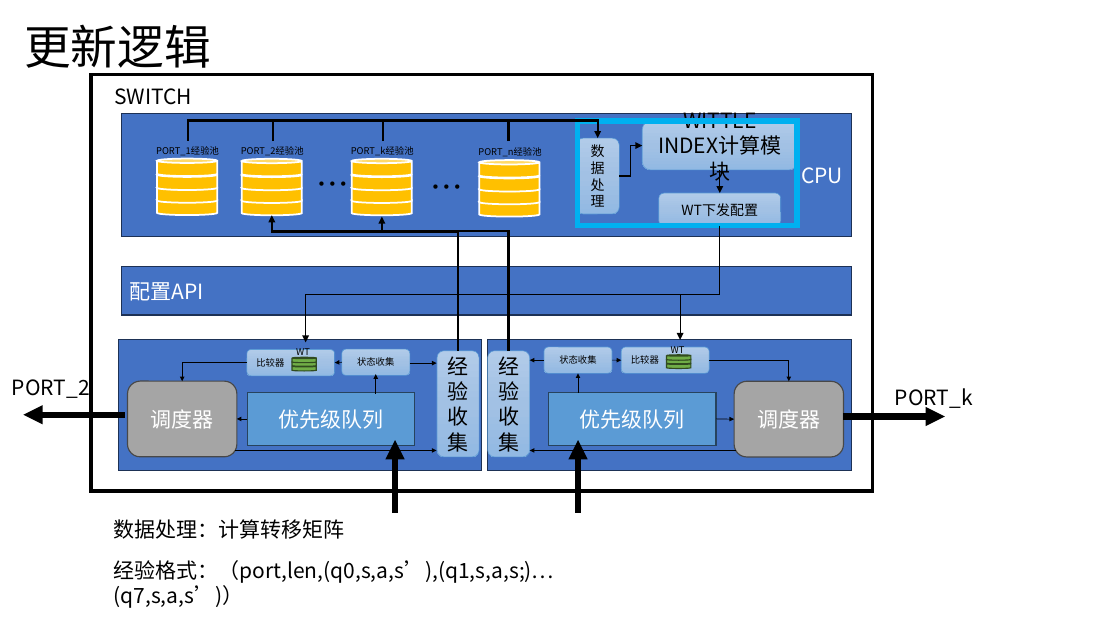
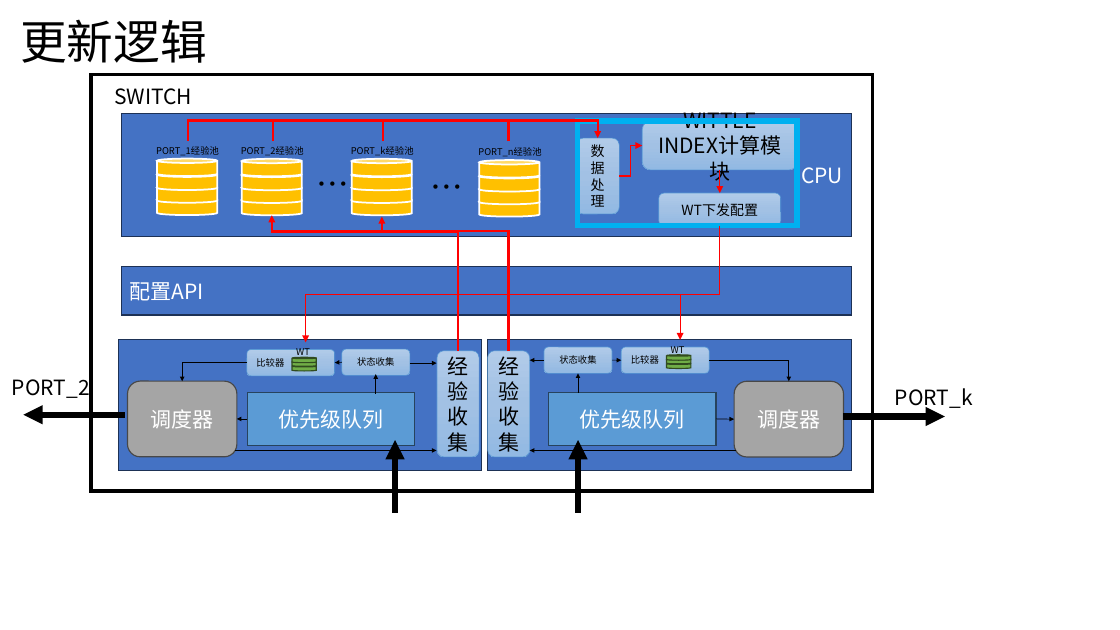
Before and after one commit to JinPeng-Zhang/RMAB, a slide deck: slide 25 of PPT/ECN-WI - 副本.pptx (slide 24 before the commit). Drawn at 1120x630 pixels with LibreOffice and Linux fonts; fonts in the diff are those of the drawing. Boxes give left, top, right and bottom in pixels: in the first picture for what was removed or moved away, otherwise in the second. Text is boxed around its words. In the diff, an @@ line names an element or a change of style, - is before the commit and + after.

```diff
--- a/PPT/ECN-WI - 副本.pptx
+++ b/PPT/ECN-WI - 副本.pptx
@@ text "更新逻辑" rewrapped from (24, 24, 211, 77) to (20, 19, 207, 63) @@
@@ elbow arrow (188, 141) - (598, 138): stroke #000000 2 pt to #FF0000 2 pt @@
@@ line (273, 141) - (273, 121): stroke #000000 2 pt to #FF0000 2 pt @@
@@ line (383, 141) - (383, 121): stroke #000000 2 pt to #FF0000 2 pt @@
@@ line (509, 141) - (509, 121): stroke #000000 2 pt to #FF0000 2 pt @@
@@ elbow arrow (619, 176) - (643, 145): stroke #000000 1 pt to #FF0000 1 pt @@
@@ arrow (720, 170) - (720, 193): stroke #000000 1 pt to #FF0000 1 pt @@
@@ elbow arrow (458, 351) - (272, 215): stroke #000000 2 pt to #FF0000 2 pt @@
@@ elbow arrow (720, 226) - (306, 343): stroke #000000 1 pt to #FF0000 1 pt @@
@@ elbow arrow (509, 351) - (382, 217): stroke #000000 2 pt to #FF0000 2 pt @@
@@ elbow arrow (720, 226) - (681, 340): stroke #000000 1 pt to #FF0000 1 pt @@
@@ text removed at (114, 519, 345, 539) @@
-数据处理：计算转移矩阵
@@ text removed at (114, 560, 555, 608) @@
-经验格式：（port,len,(q0,s,a,s’),(q1,s,a,s;)…(q7,s,a,s’)）
```
Also in this commit, not shown: 4 other slides changed, 4 slides added, 1 slide removed, 8 other files.
